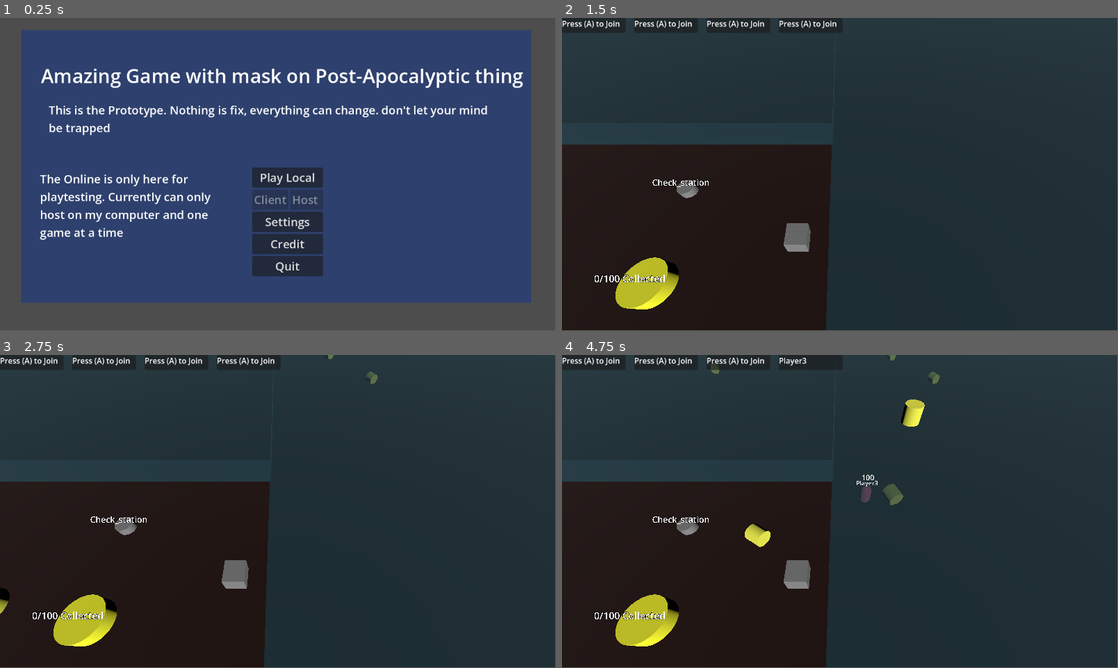
Above: before the commit, frames 1-4 (two rows, left to right).
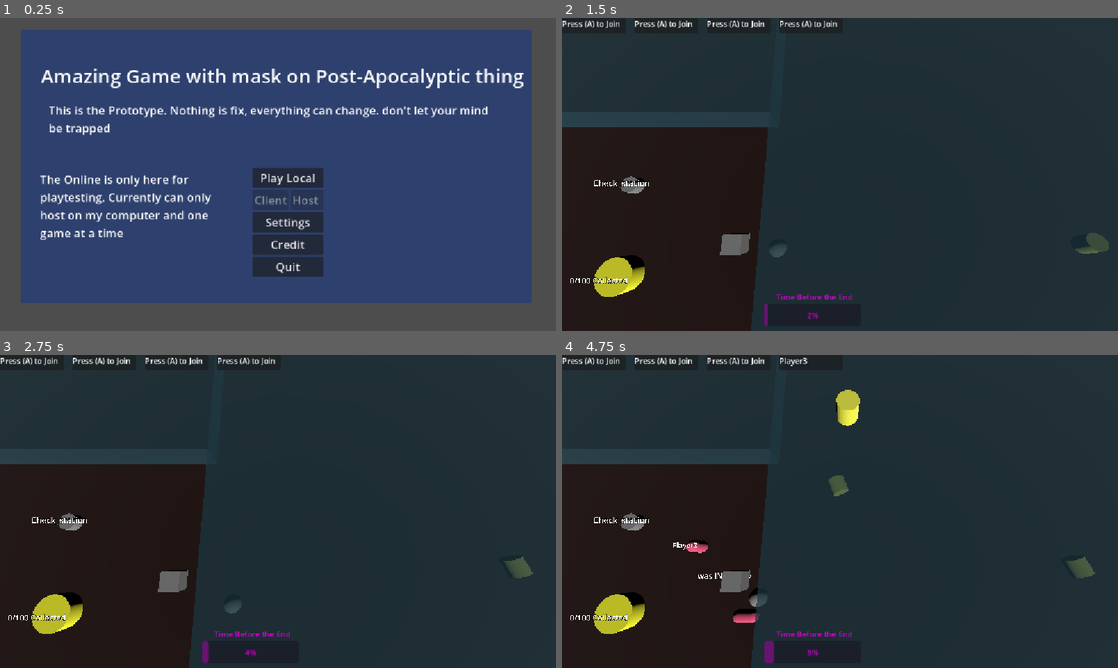
Above: after the commit, the same moments.

Repository: icvara/GGJ26
Game: Godot game, scene res://Menu/Landing_menu.tscn
The game is run twice, just before and just after one commit, with the same random seed, the same clock (stepped at 60 frames per second) and the same inputs.
Inputs:
- Up to frame 1 (0.25 s): no input
- Up to frame 2 (1.5 s): click "Play Local" at 0.5 s; tap A (move_left) at 1.25 s; hold D (move_right) from 1.28 s (still down); tap Space (action) at 1.35 s
- Up to frame 3 (2.75 s): tap A (move_left) at 2 s; release D (move_right) at 2.03 s; hold S (move_down) from 2.03 s (still down); tap Space (action) at 2.1 s
- Up to frame 4 (4.75 s): tap A (move_left) at 2.75, 3.5, 4.25 s; release S (move_down) at 2.78 s; hold D (move_right) 2.78-3.53 s; hold Enter (join_game) 2.78-3.53 s; tap Space (action) at 3.05, 3.6, 4.35 s; hold W (move_up) 3.53-4.28 s; hold A (move_left) from 4.28 s (still down)
In our replay, the window is 799x449 before the commit and 800x450 after it. These sizes can differ from the game's own. Grey fills any space a smaller window leaves; there, only what the larger window draws over its background counts as a difference.

The runs differ from the first frame. In frame 1, 4.3% of the frame differs, in the area x 3-96%, y 3-92%; in frame 2, 12%; in frame 3, 13%; in frame 4, 14%, in the area x 0-96%, y 0-100%.

Commit message:
add a timer and infected that pop when infection reach maxima, also make them a small IA

Diff:
--- /dev/null
+++ b/godot-ggj-26/Infected/infected.gd
@@ -0,0 +1,89 @@
+extends CharacterBody3D
+@export var gravity: float = 500.0
+
+var current_wander_time = 0
+var direction : Vector3
+var current_speed = 30
+var min_speed = 30
+var max_speed = 60
+var target: Node3D
+var isRushing = false
+var current_rushing_timer = 0
+
+func _physics_process(delta: float) -> void:
+
+	current_wander_time -= delta
+	if target == null and !isRushing:
+		if current_wander_time < 0:
+			direction = Choose_New_Random_direction()
+			current_wander_time = randf_range(0.2,2)
+			current_speed = randf_range(min_speed,max_speed)
+	elif target.isDead and !isRushing:
+		if current_wander_time < 0:
+			direction = Choose_New_Random_direction()
+			current_wander_time = randf_range(0.2,2)
+			current_speed = randf_range(min_speed,max_speed)
+	else:
+
+
+		if isRushing:
+			current_rushing_timer -= delta
+			if current_rushing_timer<0:
+				isRushing = false
+
+
+		else:
+
+			direction = going_to(target)
+			current_speed = max_speed
+
+
+
+	velocity = current_speed * direction * delta
+
+	if not is_on_floor():
+		velocity.y -= gravity * delta
+	move_and_slide()
+
+func brain():
+	pass
+
+
+func Choose_New_Random_direction():
+	return Vector3(randi_range(-1,1),0,randi_range(-1,1))
+
+func going_to(t):
+	return ( t.global_position -global_position).normalized()
+
+func _on_area_3d_body_entered(body: Node3D) -> void:
+	if body.is_in_group("players"):
+		if !body.isDead:
+			target = body
+
+
+
+func _on_area_3d_body_exited(body: Node3D) -> void:
+	if body.is_in_group("players"):
+		if target == body:
+			target = null
+
+
+func Rushing(t):
+	isRushing = true
+	current_speed = max_speed *10
+	direction = going_to(target)
+	current_rushing_timer = 0.3
+
+func _on_rush_area_body_entered(body: Node3D) -> void:
+	if body.is_in_group("players"):
+		if target == body and isRushing == false:
+			if !body.isDead:
+				Rushing(body)
+
+
+
+
+func _on_action_area_body_entered(body: Node3D) -> void:
+	if body.is_in_group("players") and body != self:
+		if !body.isDead:
+			body.Die()
--- /dev/null
+++ b/godot-ggj-26/Infected/infected.tscn
@@ -0,0 +1,51 @@
+[gd_scene format=3 uid="uid://dvbyi753phrhr"]
+
+[ext_resource type="Script" uid="uid://iyor1p7drmjd" path="res://Infected/infected.gd" id="1_cfk8j"]
+
+[sub_resource type="SphereShape3D" id="SphereShape3D_sykxf"]
+
+[sub_resource type="SphereMesh" id="SphereMesh_cfk8j"]
+
+[sub_resource type="CylinderShape3D" id="CylinderShape3D_cfk8j"]
+height = 1.019043
+radius = 6.0
+
+[sub_resource type="CylinderShape3D" id="CylinderShape3D_jcoky"]
+height = 1.019043
+radius = 3.0
+
+[sub_resource type="CylinderShape3D" id="CylinderShape3D_0wapr"]
+height = 1.019043
+radius = 1.0
+
+[node name="Infected" type="CharacterBody3D" unique_id=187273377]
+script = ExtResource("1_cfk8j")
+
+[node name="CollisionShape3D" type="CollisionShape3D" parent="." unique_id=435848850]
+shape = SubResource("SphereShape3D_sykxf")
+
+[node name="MeshInstance3D" type="MeshInstance3D" parent="." unique_id=876224767]
+mesh = SubResource("SphereMesh_cfk8j")
+
+[node name="Detection" type="Area3D" parent="." unique_id=2079793504]
+
+[node name="CollisionShape3D" type="CollisionShape3D" parent="Detection" unique_id=273719060]
+transform = Transform3D(1, 0, 0, 0, 1, 0, 0, 0, 1, 0, -0.051513672, 0)
+shape = SubResource("CylinderShape3D_cfk8j")
+
+[node name="Rush_area" type="Area3D" parent="." unique_id=423205025]
+
+[node name="CollisionShape3D" type="CollisionShape3D" parent="Rush_area" unique_id=144547271]
+transform = Transform3D(1, 0, 0, 0, 1, 0, 0, 0, 1, 0, -0.051513672, 0)
+shape = SubResource("CylinderShape3D_jcoky")
+
+[node name="Action_area" type="Area3D" parent="." unique_id=2129387706]
+
+[node name="CollisionShape3D" type="CollisionShape3D" parent="Action_area" unique_id=985146894]
+transform = Transform3D(1, 0, 0, 0, 1, 0, 0, 0, 1, 0, -0.051513672, 0)
+shape = SubResource("CylinderShape3D_0wapr")
+
+[connection signal="body_entered" from="Detection" to="." method="_on_area_3d_body_entered"]
+[connection signal="body_exited" from="Detection" to="." method="_on_area_3d_body_exited"]
+[connection signal="body_entered" from="Rush_area" to="." method="_on_rush_area_body_entered"]
+[connection signal="body_entered" from="Action_area" to="." method="_on_action_area_body_entered"]
--- a/godot-ggj-26/Infection/infection.gd
+++ b/godot-ggj-26/Infection/infection.gd
@@ -4,6 +4,7 @@
 var infection_state = 0
 var max_infection = 10
 var late_state_infection = 8
+@export var infect_scene: PackedScene
 
 
 var player: Node3D
@@ -17,12 +18,19 @@
 			if infection_state > late_state_infection:
 				progress_infection()
 				if infection_state > max_infection:
-					player.Die()
-
+					finalise_infection()
 
 func infect_player(p):
 		player = p
 
+func finalise_infection():
+	var new_infect = infect_scene.instantiate()
+	get_parent().get_parent().add_child(new_infect)
+	new_infect.global_position = get_parent().global_position
+	new_infect.global_position.y = 0.5
+	new_infect.global_position.x += 1.
+
+	player.Die()
 
 
 func progress_infection():
--- a/godot-ggj-26/Infection/infection.tscn
+++ b/godot-ggj-26/Infection/infection.tscn
@@ -1,6 +1,8 @@
 [gd_scene format=3 uid="uid://65rtgrnax6qc"]
 
 [ext_resource type="Script" uid="uid://bfidmnktxdofk" path="res://Infection/infection.gd" id="1_e0k3c"]
+[ext_resource type="PackedScene" uid="uid://dvbyi753phrhr" path="res://Infected/infected.tscn" id="2_3nabc"]
 
 [node name="Infection" type="Node3D" unique_id=978316446]
 script = ExtResource("1_e0k3c")
+infect_scene = ExtResource("2_3nabc")
--- a/godot-ggj-26/Player/HUD.tscn
+++ b/godot-ggj-26/Player/HUD.tscn
@@ -70,3 +70,20 @@
 offset_bottom = 183.0
 theme_override_font_sizes/font_size = 50
 text = "GameOver"
+
+[node name="ProgressBar" type="ProgressBar" parent="." unique_id=1848949955]
+modulate = Color(0.8584493, 0.0006043297, 0.8617433, 1)
+offset_left = 419.0
+offset_top = 592.0
+offset_right = 620.0
+offset_bottom = 638.0
+
+[node name="Label" type="Label" parent="ProgressBar" unique_id=1640871890]
+layout_mode = 1
+anchors_preset = -1
+anchor_right = 0.1
+offset_left = 25.0
+offset_top = -26.0
+offset_right = 161.9
+offset_bottom = -3.0
+text = "Time Before the End"
--- a/godot-ggj-26/Player/hud.gd
+++ b/godot-ggj-26/Player/hud.gd
@@ -1,5 +1,8 @@
 extends CanvasLayer
 
+
+func update_time(value):
+	$ProgressBar.value = value
 
 func _on_player_update(id):
 	print("player " + str(id) + " joined")
--- a/godot-ggj-26/Player/player.gd
+++ b/godot-ggj-26/Player/player.gd
@@ -18,6 +18,7 @@
 signal player_has_died(id)
 
 @export var speed := 5.0
+var IAcontrol = false
 
 
 func _ready() -> void:
@@ -27,11 +28,7 @@
 	#item_collected = randi_range(1,10)
 
 func _process(delta: float) -> void:
-	if !isDead:
-		if not is_on_floor():
-			velocity.y -= gravity * delta
 
-		move_and_slide()
 		'timer += delta
 		if timer > 0.2:
 			timer = 0
@@ -47,45 +44,52 @@
 				Die()
 
 func _physics_process(delta):
+	if not is_on_floor():
+		velocity.y -= gravity * delta
+
 	if !isDead:
 		var direction = Vector3()
 
+		if !IAcontrol:
+			direction = Vector3(Input.get_joy_axis(playerID, JOY_AXIS_LEFT_X),0,Input.get_joy_axis(playerID, JOY_AXIS_LEFT_Y))
+			if direction.x <0.6 and direction.x > -0.6:
+				direction.x = 0
+			if direction.z <0.6 and direction.z > -0.6:
+				direction.z = 0
 
-		direction = Vector3(Input.get_joy_axis(playerID, JOY_AXIS_LEFT_X),0,Input.get_joy_axis(playerID, JOY_AXIS_LEFT_Y))
-		if direction.x <0.6 and direction.x > -0.6:
-			direction.x = 0
-		if direction.z <0.6 and direction.z > -0.6:
-			direction.z = 0
-
-		if Input.is_joy_button_pressed(playerID, 0):
-			DoAction()
+			if Input.is_joy_button_pressed(playerID, 0):
+				DoAction()
 
 
-		if playerID == 3: #TEMP KEYBOARD CONTROL
-			#direction = Vector3()
-			if Input.is_action_just_pressed("action"):
-				DoAction()
+			if playerID == 3: #TEMP KEYBOARD CONTROL
+				#direction = Vector3()
+				if Input.is_action_just_pressed("action"):
+					DoAction()
 
-			if Input.is_action_pressed("move_down"):
-				direction.z = 1
-			if Input.is_action_pressed("move_up"):
-				direction.z = -1
-			if Input.is_action_pressed("move_left"):
-				direction.x = -1
-			if Input.is_action_pressed("move_right"):
-				direction.x = 1
-		#if input_vector.length() > 0:
-			#input_vector = input_vector.normalized()
+				if Input.is_action_pressed("move_down"):
+					direction.z = 1
+				if Input.is_action_pressed("move_up"):
+					direction.z = -1
+				if Input.is_action_pressed("move_left"):
+					direction.x = -1
+				if Input.is_action_pressed("move_right"):
+					direction.x = 1
+			#if input_vector.length() > 0:
+				#input_vector = input_vector.normalized()
 
-		#var direction = Vector2(input_vector.x, input_vector.y)
-		velocity.x = direction.x * speed
-		velocity.z = direction.z * speed
+			#var direction = Vector2(input_vector.x, input_vector.y)
+			velocity.x = direction.x * speed
+			velocity.z = direction.z * speed
+		else:
+			activate_brain()
+
+
 		if direction != Vector3(0,0,0):
-			$Action_Area.look_at($Action_Area.global_position + Vector3(direction.z,0,-direction.x),Vector3.UP)
-		move_and_slide()
+				$Action_Area.look_at($Action_Area.global_position + Vector3(direction.z,0,-direction.x),Vector3.UP)
 
 		if mask_equipped:
 				mask_equipped.global_position = global_position + head_pos
+		move_and_slide()
 
 func Die():
 	player_has_died.emit(playerID)
@@ -124,6 +128,8 @@
 			collect_item()
 			body.queue_free()
 
+func activate_brain():
+	pass
 
 func DoAction():
 	$Action_Area.show()
--- a/godot-ggj-26/game_manager.gd
+++ b/godot-ggj-26/game_manager.gd
@@ -4,7 +4,22 @@
 @export var HUD : CanvasLayer
 @export var BaseCamp: Node3D
 
+
+var time = 0
+var end_of_time = 50
+
 func _ready() -> void:
 
 	player_mangement.newplayer_join.connect(HUD._on_player_update)
 	BaseCamp.max_storage_reach.connect(HUD._on_max_storage)
+	HUD.get_node("ProgressBar").max_value = end_of_time
+
+
+func _process(delta: float) -> void:
+	time += delta
+	HUD.update_time(time)
+	if time > end_of_time:
+		call_round_end()
+
+func call_round_end():
+	HUD._on_max_storage()
--- a/godot-ggj-26/main_game.tscn
+++ b/godot-ggj-26/main_game.tscn
@@ -12,50 +12,54 @@
 [ext_resource type="PackedScene" uid="uid://c3tbtpdw4sfmm" path="res://Maps/test_map.tscn" id="10_mf81u"]
 [ext_resource type="PackedScene" uid="uid://q5m2skpb4ndc" path="res://station/check_station/check_station.tscn" id="11_02kkc"]
 [ext_resource type="PackedScene" uid="uid://c7rbpekupu8hi" path="res://station/infection_fog.tscn" id="12_aomqu"]
+[ext_resource type="PackedScene" uid="uid://dvbyi753phrhr" path="res://Infected/infected.tscn" id="13_krmtw"]
 
-[node name="Main_Game" type="Node3D" unique_id=1175042931]
+[node name="Main_Game" type="Node3D" unique_id=898975577]
 
-[node name="Camera3D" type="Camera3D" parent="." unique_id=1410440018]
-transform = Transform3D(1, 0, 0, 0, 0.59698135, 0.8022552, 0, -0.8022552, 0.59698135, 0, 10.792818, 10.007245)
+[node name="Camera3D" type="Camera3D" parent="." unique_id=1713134478]
+transform = Transform3D(1, 0, 0, 0, 0.22469606, 0.97442895, 0, -0.97442895, 0.22469606, 3.6593103, 12.851782, 5.509427)
 
-[node name="Game_manager" parent="." unique_id=1721808062 node_paths=PackedStringArray("player_mangement", "HUD", "BaseCamp") instance=ExtResource("3_dugkq")]
+[node name="Game_manager" parent="." unique_id=1137261711 node_paths=PackedStringArray("player_mangement", "HUD", "BaseCamp") instance=ExtResource("3_dugkq")]
 player_mangement = NodePath("../Player_manager")
 HUD = NodePath("../HUD")
 BaseCamp = NodePath("../Base")
 
-[node name="Player_manager" parent="." unique_id=1889040666 instance=ExtResource("4_2pltu")]
+[node name="Player_manager" parent="." unique_id=1146100425 instance=ExtResource("4_2pltu")]
 transform = Transform3D(1, 0, 0, 0, 1, 0, 0, 0, 1, -4.6310005, 3.7631774, 8.56362)
 player_scene = ExtResource("2_yx7mw")
 infection = ExtResource("5_4srsv")
 
-[node name="HUD" parent="." unique_id=1404177497 instance=ExtResource("5_f52ns")]
+[node name="HUD" parent="." unique_id=1885462862 instance=ExtResource("5_f52ns")]
 
-[node name="DirectionalLight3D" type="DirectionalLight3D" parent="." unique_id=1348228224]
+[node name="DirectionalLight3D" type="DirectionalLight3D" parent="." unique_id=408525928]
 transform = Transform3D(0.7951772, 0.49415216, 0.3514353, -0.60637707, 0.64801025, 0.4608574, 0, -0.57956564, 0.81492555, 0, 0, 0)
 
-[node name="Mask" parent="." unique_id=520940036 instance=ExtResource("6_2pltu")]
+[node name="Mask" parent="." unique_id=1427028063 instance=ExtResource("6_2pltu")]
 transform = Transform3D(1, 0, 0, 0, 1, 0, 0, 0, 1, -1.9739122, 1.2557755, 6.6683407)
 
-[node name="Atmosphere" type="AudioStreamPlayer" parent="." unique_id=1606522218]
+[node name="Atmosphere" type="AudioStreamPlayer" parent="." unique_id=1316371831]
 stream = ExtResource("7_f52ns")
 volume_db = -5.0
 autoplay = true
 
-[node name="Base" parent="." unique_id=1732238513 instance=ExtResource("8_l5ukw")]
+[node name="Base" parent="." unique_id=134484637 instance=ExtResource("8_l5ukw")]
 transform = Transform3D(1, 0, 0, 0, 1, 0, 0, 0, 1, -8.682478, 0.2909844, 8.443359)
 
-[node name="RNGobjectOnMap" parent="." unique_id=471875983 instance=ExtResource("10_02kkc")]
+[node name="RNGobjectOnMap" parent="." unique_id=1211229117 instance=ExtResource("10_02kkc")]
 transform = Transform3D(1, 0, 0, 0, 1, 0, 0, 0, 1, 0, 7, -5)
 grid_size = Vector3i(20, 1, 20)
 cell_size = 1.0
 
-[node name="Test_map" parent="." unique_id=595271426 instance=ExtResource("10_mf81u")]
+[node name="Test_map" parent="." unique_id=1651374157 instance=ExtResource("10_mf81u")]
 
-[node name="Check_station" parent="." unique_id=1748721446 instance=ExtResource("11_02kkc")]
+[node name="Check_station" parent="." unique_id=50691787 instance=ExtResource("11_02kkc")]
 transform = Transform3D(1, 0, 0, 0, 1, 0, 0, 0, 1, -9.300762, 0, 3.28129)
 
-[node name="infection_fog" parent="." unique_id=1722321046 instance=ExtResource("12_aomqu")]
+[node name="infection_fog" parent="." unique_id=1624113880 instance=ExtResource("12_aomqu")]
 transform = Transform3D(1, 0, 0, 0, 1, 0, 0, 0, 1, 24.528002, 0, 0)
 
-[node name="infection_fog2" parent="." unique_id=812520803 instance=ExtResource("12_aomqu")]
+[node name="infection_fog2" parent="." unique_id=1180420148 instance=ExtResource("12_aomqu")]
 transform = Transform3D(1, 0, 0, 0, 1, 0, 0, 0, 1, -25.493576, 0, -25.783878)
+
+[node name="Infected" parent="." unique_id=187273377 instance=ExtResource("13_krmtw")]
+transform = Transform3D(1, 0, 0, 0, 1, 0, 0, 0, 1, 0, 4.549553, 6.8859673)
--- a/godot-ggj-26/project.godot
+++ b/godot-ggj-26/project.godot
@@ -22,6 +22,10 @@
 [autoload]
 
 GlobalParameter="*uid://be3vwgg4n3elx"
+
+[display]
+
+window/stretch/mode="canvas_items"
 
 [input]
 
Not shown, added: godot-ggj-26/Infected/infected.gd.uid
Not shown: 1 places in godot-ggj-26/Maps/test_map.tscn that only renumber resources
